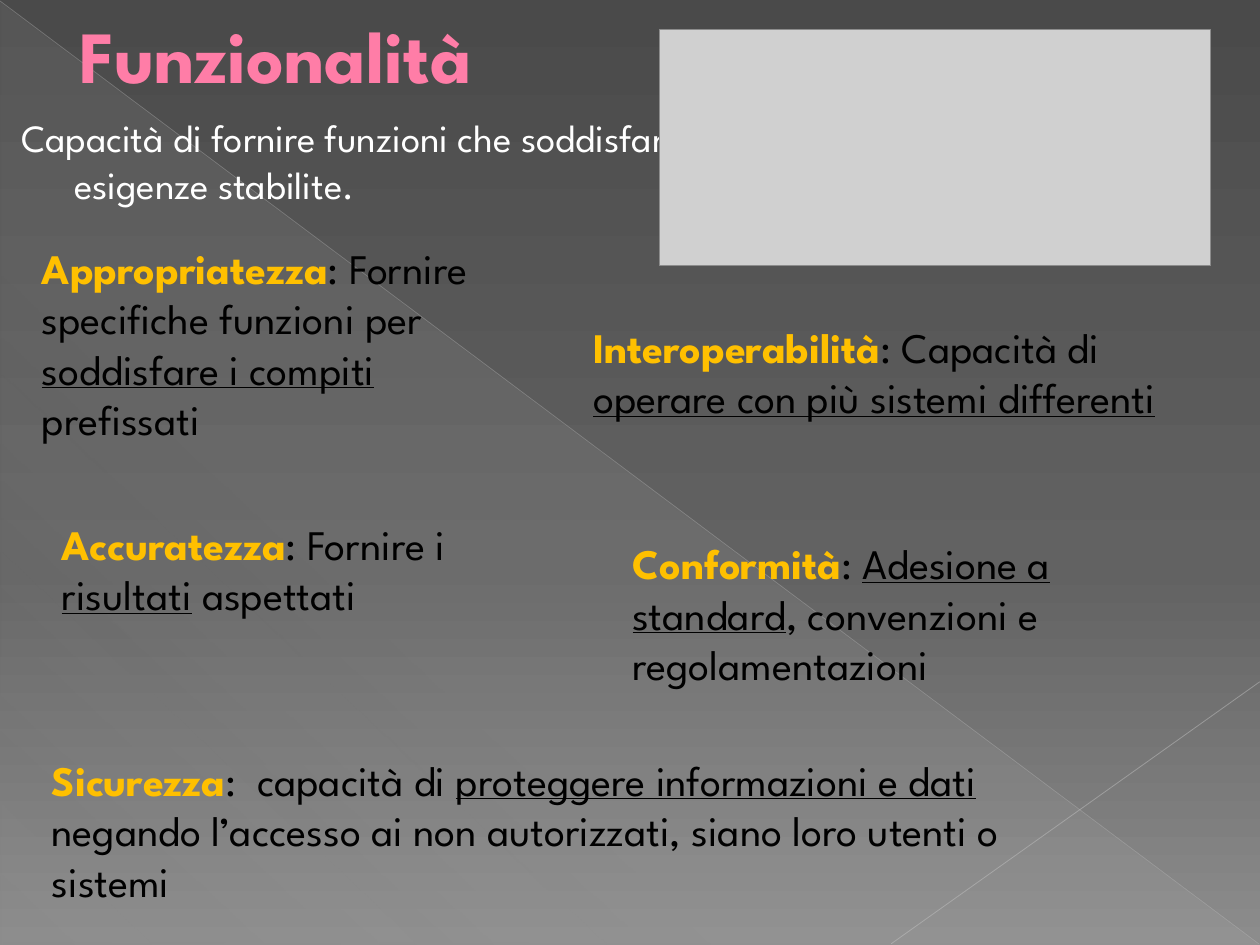
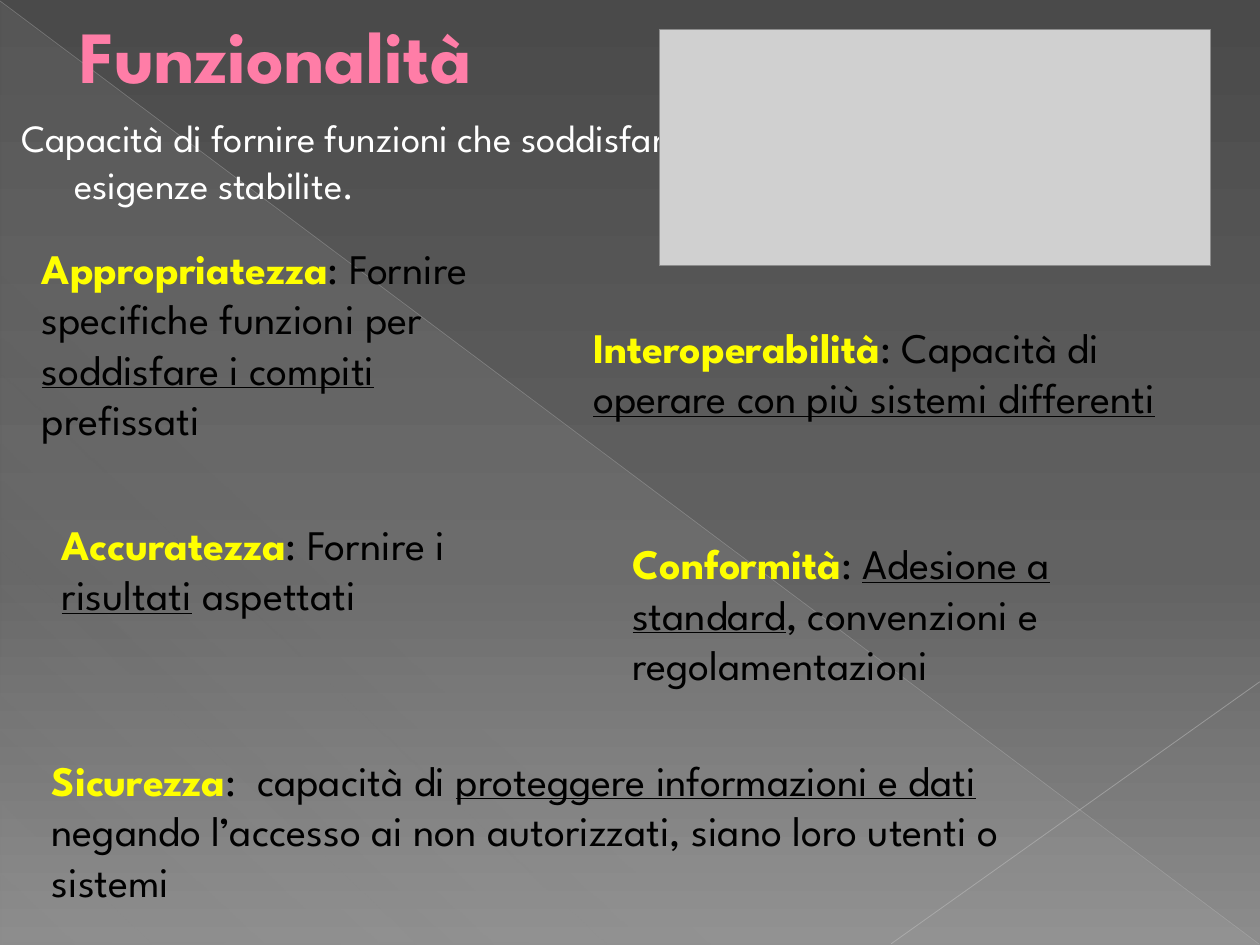
Before and after one commit to yan0z/ISW, a slide deck: slide 7 of Quesito 5 Team/Metrica – Linee di codice.pptx. Drawn at 1260x945 pixels with LibreOffice and Linux fonts; fonts in the diff are those of the drawing; grey boxes stand for pictures. Boxes give left, top, right and bottom in pixels: in the first picture for what was removed or moved away, otherwise in the second. Text is boxed around its words. In the diff, an @@ line names an element or a change of style, - is before the commit and + after.

```diff
--- a/Quesito 5 Team/Metrica – Linee di codice.pptx
+++ b/Quesito 5 Team/Metrica – Linee di codice.pptx
@@ text "Appropriatezza: Fornire specifiche funzioni per ..." at [42, 256, 467, 444]: text colour #FFC000 to #FFFF00 in "Appropriatezza:" @@
@@ text "Interoperabilità: Capacità di operare con ..." at [593, 334, 1155, 422]: text colour #FFC000 to #FFFF00 in "Interoperabilità:" @@
@@ text "Accuratezza: Fornire i risultati aspettati" at [62, 532, 444, 619]: text colour #FFC000 to #FFFF00 in "Accuratezza:" @@
@@ text "Conformità: Adesione a standard, convenzioni ..." at [633, 549, 1050, 689]: text colour #FFC000 to #FFFF00 in "Conformità:" @@
@@ text "Sicurezza: capacità di proteggere informazioni ..." at [52, 766, 999, 898]: text colour #FFC000 to #FFFF00 in "Sicurezza:" @@
```
Also in this commit, not shown: 1 other slide changed, 2 other files.
